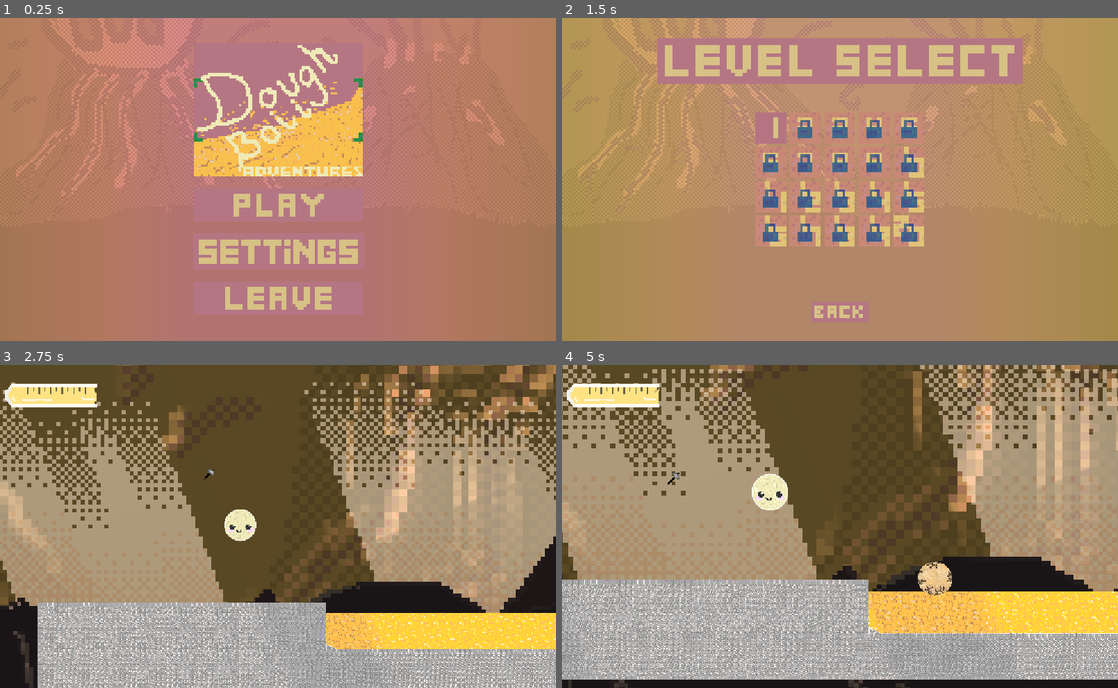
Above: before the commit, frames 1-4 (two rows, left to right).
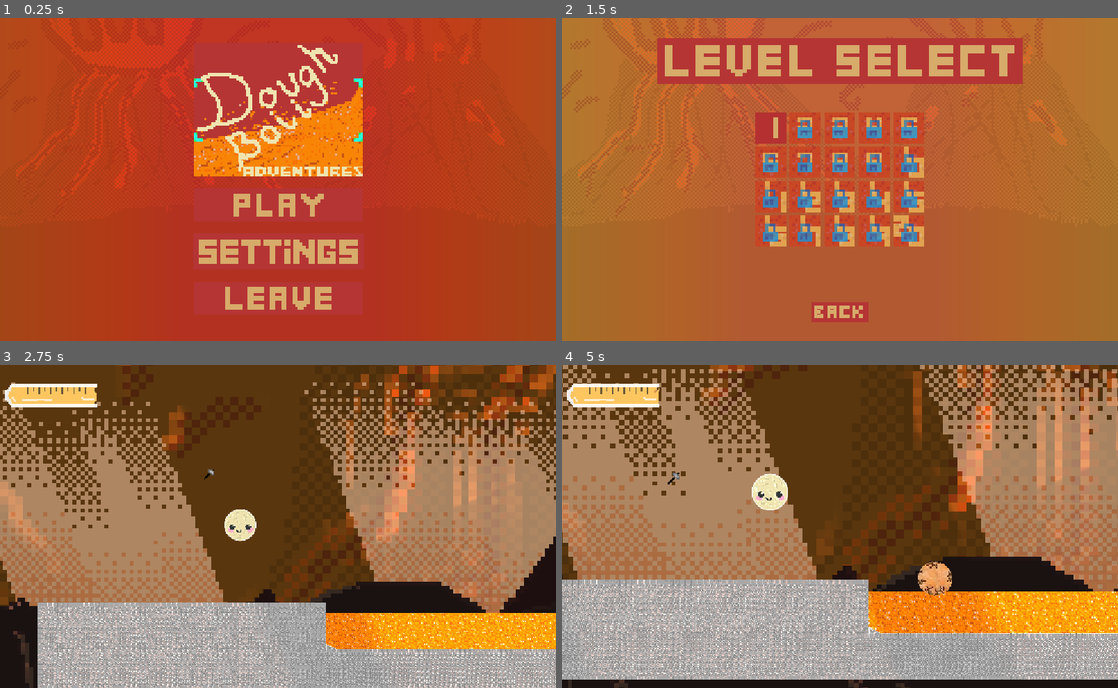
Above: after the commit, the same moments.

Repository: Yaheeha-Baheeha/rock-hard
Game: Godot game, scene res://menu.tscn
Same seed, same stepped clock (60 frames per second), same inputs: the game is played once before the commit and once after it. Sound files missing from this copy of the repository are replaced by a short silence.
Inputs (mouse positions are in pixels of both pictures, inside the frame that each line leads up to):
- Up to frame 1 (0.25 s): no input
- Up to frame 2 (1.5 s): click (840, 205) at 0.5 s; tap Enter (ui_accept) at 1.25 s; move the mouse to (962, 163) at 1.27 s; hold D (right) from 1.28 s (still down); hold S (crouch) from 1.28 s (still down); click (962, 163) at 1.42 s
- Up to frame 3 (2.75 s): tap Space (jump) at 1.52 s; release D (right) at 2 s; release S (crouch) at 2 s; click (211, 474) at 2 s
- Up to frame 4 (5 s): drag from (728, 542) to (812, 591) at 2.77 s; move the mouse to (895, 455) at 3.52 s; hold D (right) 3.53-4.25 s; hold Mouse wheel up (zoom in) 3.53-4.25 s; drag from (812, 591) to (673, 478) at 4.27 s

The runs differ from the first frame. In frame 1, 98% of the frame differs, in the area x 0-100%, y 0-100%; in frame 2, 99%; in frame 3, 41%; in frame 4, 43%.

Commit message:
im a chud forgot to commit

Diff:
--- a/ColorBlindlters.gdshader
+++ b/ColorBlindlters.gdshader
@@ -16,7 +16,7 @@
 // 1 - Deutranopia
 // 2 - Tritanopia
 uniform int mode : hint_range(0, 2) = 0;
-uniform float intensity : hint_range(0.0, 1.0) = 1.0;
+uniform float intensity : hint_range(0.0, 1.0) = 0;
 
 void fragment()
 {
--- a/GameManager.gd
+++ b/GameManager.gd
@@ -16,7 +16,7 @@
 
 var settings_data = {
 	"colorblind_mode": 0,
-	"colorblind_intensity": 1.0,
+	"colorblind_intensity": 0,
 	"volume_master": 1.0,
 	"volume_SFX": 1.0,
 	"volume_Enviroment": 1.0,
